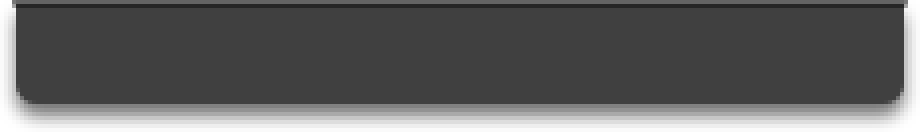
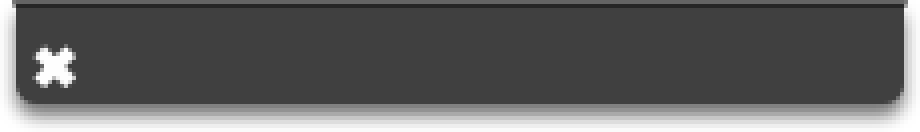
Before/after of a w=920, h=132 layered artwork. What changed in the layer stack:
added layer "6" above "Layer 1" over (x1=32, y1=44, x2=76, y2=88)
